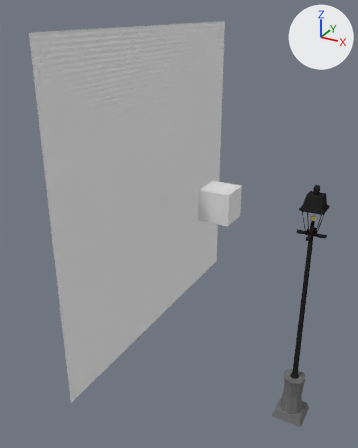
One commit to the Blender file alexis/lamppost.blend: the scene before it, then after it.
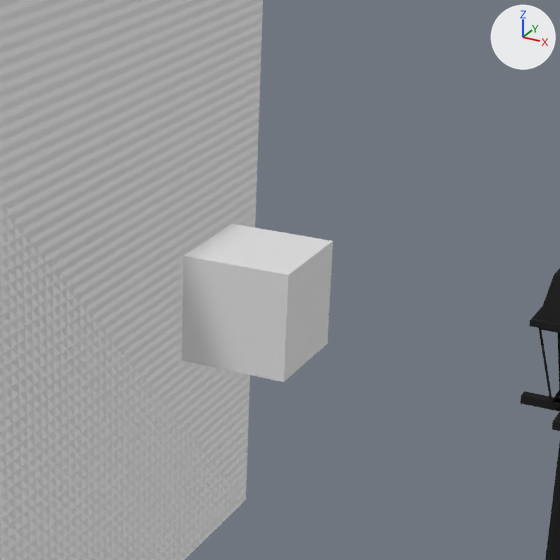
Old and new are each drawn whole from a 50 mm lens placed at (5.83, -26.4, 25.37), pointed at (-7.9, -1.43, 12.89) and again close up on the part from 41% to 86% of the width and 26% to 62% of the height. Every picture has the same lights, and +X, +Y and +Z are marked at upper right.
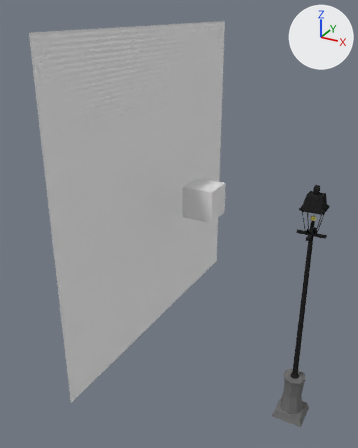
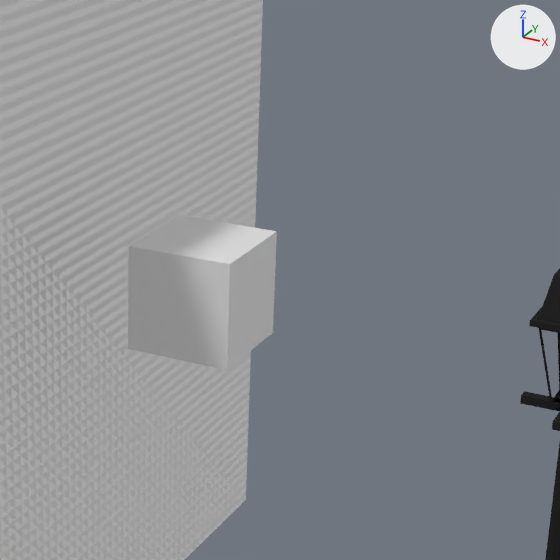
Location of each change, [x1, y1, x2, y2] in pixels of the close-ups (560 x 560 px):
'Cube', moved
    before: [182, 224, 333, 382]
    after: [128, 215, 277, 370]

What changed in the scene script:
```text
Change ob_cube:
    ob_cube.location: (-5.79, 0.0, 14.2) -> (-6.89, 0.0, 14.2)
```
